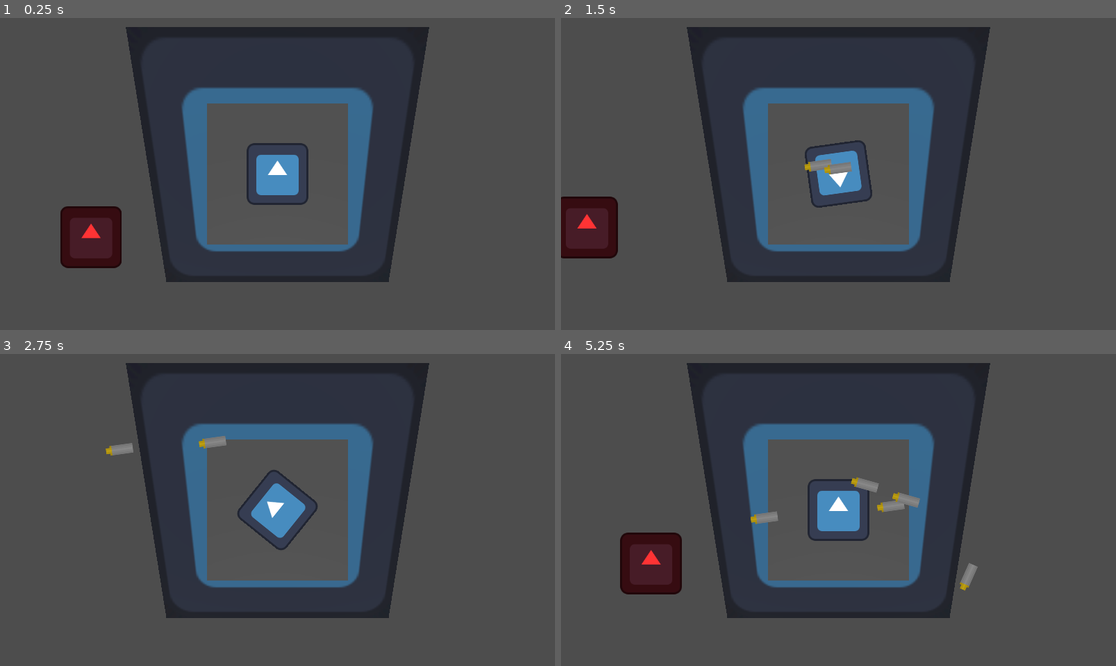
Above: before the commit, frames 1-4 (two rows, left to right).
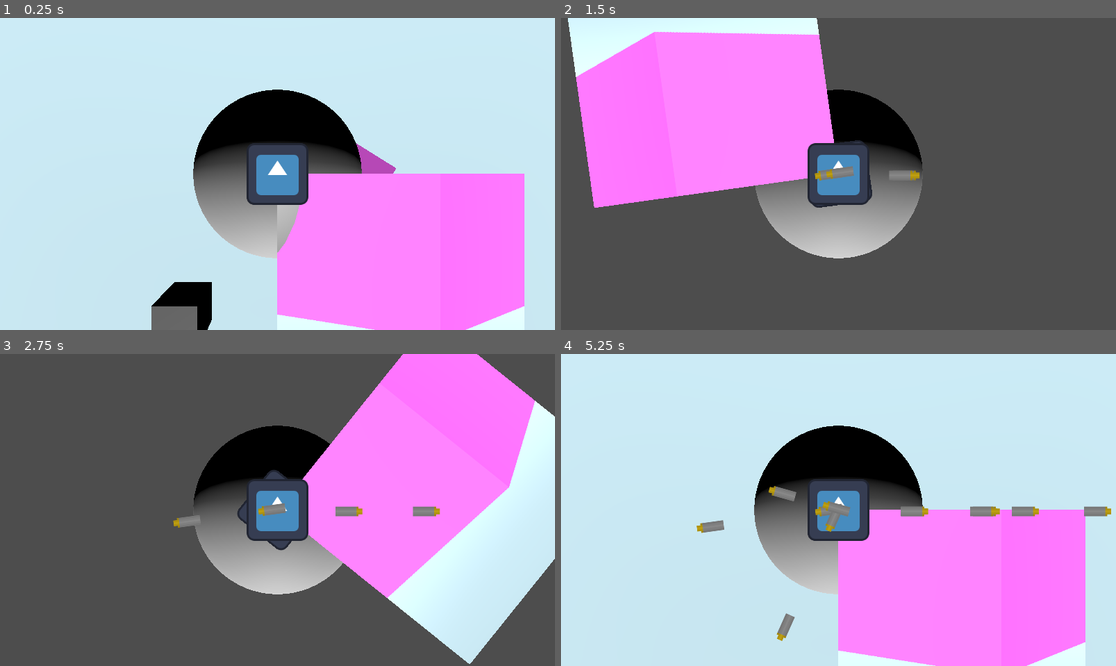
Above: after the commit, the same moments.

Repository: Do-Good-Games/MaskGameTest
Game: Godot game, scene res://testLevel3D.tscn
Two runs of this game, one before a commit and one after it. Both use one fixed random seed, a clock stepped at 60 frames per second and the inputs below. This scene is started directly instead of the project's main scene. The engine's default icon, where the game draws it, is replaced by a stand-in: a white triangle on a blue panel in a dark square.
Inputs (mouse positions are in pixels of both pictures, inside the frame that each line leads up to):
- Up to frame 1 (0.25 s): no input
- Up to frame 2 (1.5 s): tap Enter at 0.5 s; move the mouse to (960, 158) at 0.52 s; press the mouse at (960, 158) at 0.53 s; hold D (right) 0.53-1.28 s; move the mouse to (727, 189) at 1.27 s; release the mouse at (727, 189) at 1.28 s; hold S (down) from 1.28 s (still down); click (727, 189) at 1.35 s
- Up to frame 3 (2.75 s): move the mouse to (333, 441) at 2.02 s; release S (down) at 2.03 s; press the mouse at (333, 441) at 2.03 s; hold D (right) from 2.03 s (still down)
- Up to frame 4 (5.25 s): move the mouse to (810, 572) at 2.77 s; release D (right) at 2.78 s; release the mouse at (810, 572) at 2.78 s; hold W (up) 2.78-3.53 s; click (810, 572) at 2.85 s; move the mouse to (1005, 556) at 3.52 s; press the mouse at (1005, 556) at 3.53 s; hold A (left) 3.53-5.03 s; move the mouse to (672, 463) at 4.27 s; release the mouse at (672, 463) at 4.28 s; click (672, 463) at 4.35 s; move the mouse to (866, 510) at 5.02 s; press the mouse at (866, 510) at 5.03 s; hold S (down) from 5.03 s (still down)

The runs differ from the first frame. In frame 1, 97% of the frame differs, in the area x 0-100%, y 0-100%; in frame 2, 51%; in frame 3, 58%; in frame 4, 98%.
Error after the commit: Cannot call method 'instantiate' on a null value. (res://Character/BobbyCharacter3D.gd:32)

Commit message:
Got a 3d representation of our player!

Diff:
--- /dev/null
+++ b/Character/BobbyCharacter3D.gd
@@ -0,0 +1,48 @@
+extends CharacterBody3D
+
+#const Throwable: PackedScene = preload("res://BobbyFolder/throwable.tscn")
+@export var Throwable: PackedScene
+
+@export var max_vel = 200
+@export var friction = 0.01
+@export var acceleration = 0.1
+
+var throwSpeed = 0
+
+func get_input():
+	var input = Vector3()
+	input.y = 0
+	if Input.is_action_pressed('right'):
+		input.x += 1
+	if Input.is_action_pressed('left'):
+		input.x -= 1
+	if Input.is_action_pressed('down'):
+		input.z += 1
+	if Input.is_action_pressed('up'):
+		input.z -= 1
+	if Input.is_action_pressed("click"):
+		throwSpeed += 3
+
+	if Input.is_action_just_released("click"):
+		if(throwSpeed > 200):
+			throwSpeed = 200
+
+		print(throwSpeed)
+
+		var createdThrowable = Throwable.instantiate()
+		get_tree().root.add_child(createdThrowable)
+		createdThrowable.global_transform = self.global_transform
+		createdThrowable.speed = throwSpeed
+		throwSpeed = 0
+	return input
+
+func _physics_process(delta):
+	#look_at(get_global_mouse_position())
+	var direction = get_input()
+	if direction.length() > 0:
+		velocity = velocity.lerp(direction.normalized() * max_vel, acceleration)
+	else:
+		velocity = velocity.lerp(Vector3.ZERO, friction)
+	move_and_slide()
+	game_manager.playerx = self.position.x
+	game_manager.playery = self.position.y
--- a/Character/bobby_character.tscn
+++ b/Character/bobby_character.tscn
@@ -12,6 +12,12 @@
 
 [sub_resource type="RectangleShape2D" id="RectangleShape2D_scdtr"]
 size = Vector2(587, 221)
+
+[sub_resource type="StandardMaterial3D" id="StandardMaterial3D_qipl1"]
+albedo_color = Color(1, 0.3882353, 1, 1)
+
+[sub_resource type="BoxMesh" id="BoxMesh_e68qv"]
+material = SubResource("StandardMaterial3D_qipl1")
 
 [node name="BobbyCharacter" type="CharacterBody2D" unique_id=1423288883 groups=["Player"]]
 script = ExtResource("1_dmayn")
@@ -38,3 +44,23 @@
 [node name="GravityArea" type="CollisionShape2D" parent="GravityArea" unique_id=35076230 groups=["Gravity"]]
 position = Vector2(283.5, -13.5)
 shape = SubResource("RectangleShape2D_scdtr")
+
+[node name="SubViewportContainer" type="SubViewportContainer" parent="." unique_id=920639778]
+offset_right = 512.0
+offset_bottom = 512.0
+
+[node name="SubViewport" type="SubViewport" parent="SubViewportContainer" unique_id=1354603031]
+transparent_bg = true
+handle_input_locally = false
+render_target_update_mode = 4
+
+[node name="MeshInstance3D" type="MeshInstance3D" parent="SubViewportContainer/SubViewport" unique_id=423063041]
+transform = Transform3D(0.8488979, 0, -0.5285569, 0, 1, 0, 0.5285569, 0, 0.8488979, 0, 0, 0)
+mesh = SubResource("BoxMesh_e68qv")
+
+[node name="Camera3D" type="Camera3D" parent="SubViewportContainer/SubViewport" unique_id=1633752222]
+transform = Transform3D(1, 0, 0, 0, 1, 0, 0, 0, 1, 0, 0, 2.0849078)
+projection = 1
+
+[node name="DirectionalLight3D" type="DirectionalLight3D" parent="SubViewportContainer/SubViewport" unique_id=1773563866]
+transform = Transform3D(1, 0, 0, 0, 0.99457467, 0.10402508, 0, -0.10402508, 0.99457467, 0, 0.45505333, 0.5942402)
--- /dev/null
+++ b/Character/bobby_character3D.tscn
@@ -0,0 +1,46 @@
+[gd_scene format=3 uid="uid://ppb1wm8ox853"]
+
+[ext_resource type="Script" uid="uid://xdmw8tgs2l1r" path="res://Character/BobbyCharacter3D.gd" id="1_qaifp"]
+[ext_resource type="PackedScene" uid="uid://dwj2g8najpxjr" path="res://Character/throwable.tscn" id="2_rm7q5"]
+[ext_resource type="Texture2D" uid="uid://cnfytrl0jhugb" path="res://icon.svg" id="3_5ra8s"]
+
+[sub_resource type="RectangleShape2D" id="RectangleShape2D_d5myv"]
+size = Vector2(123, 125)
+
+[sub_resource type="RectangleShape2D" id="RectangleShape2D_ojdix"]
+size = Vector2(307, 160)
+
+[sub_resource type="RectangleShape2D" id="RectangleShape2D_scdtr"]
+size = Vector2(587, 221)
+
+[sub_resource type="CapsuleMesh" id="CapsuleMesh_qaifp"]
+
+[node name="BobbyCharacter" type="CharacterBody3D" unique_id=848079437 groups=["Player"]]
+script = ExtResource("1_qaifp")
+Throwable = ExtResource("2_rm7q5")
+
+[node name="Sprite2D" type="Sprite2D" parent="." unique_id=940279390]
+texture = ExtResource("3_5ra8s")
+
+[node name="CollisionShape2D" type="CollisionShape2D" parent="." unique_id=2015673397]
+position = Vector2(-0.5, 0.5)
+shape = SubResource("RectangleShape2D_d5myv")
+debug_color = Color(1, 1, 1, 0.41960785)
+
+[node name="Camera2D" type="Camera3D" parent="." unique_id=1424879786]
+transform = Transform3D(1, 0, 0, 0, -4.371139e-08, 1, 0, -1, -4.371139e-08, 0, 1.8035836, 0)
+
+[node name="GrabArea" type="Area2D" parent="." unique_id=896937632 groups=["Grab"]]
+
+[node name="GrabArea" type="CollisionShape2D" parent="GrabArea" unique_id=185887737 groups=["Grab"]]
+position = Vector2(143.5, -5)
+shape = SubResource("RectangleShape2D_ojdix")
+
+[node name="GravityArea" type="Area2D" parent="." unique_id=331957575 groups=["Gravity"]]
+
+[node name="GravityArea" type="CollisionShape2D" parent="GravityArea" unique_id=35076230 groups=["Gravity"]]
+position = Vector2(283.5, -13.5)
+shape = SubResource("RectangleShape2D_scdtr")
+
+[node name="MeshInstance3D" type="MeshInstance3D" parent="." unique_id=1603869739]
+mesh = SubResource("CapsuleMesh_qaifp")
--- a/testLevel3D.tscn
+++ b/testLevel3D.tscn
@@ -1,37 +1,45 @@
 [gd_scene format=3 uid="uid://cojn14f65cf6p"]
 
 [ext_resource type="PackedScene" uid="uid://b2aodyxg1wr0g" path="res://Character/bobby_character.tscn" id="1_hbpot"]
+[ext_resource type="Script" uid="uid://xdmw8tgs2l1r" path="res://Character/BobbyCharacter3D.gd" id="1_ufm50"]
 [ext_resource type="PackedScene" uid="uid://f0giku20phl1" path="res://Character/BobbyCollectable.tscn" id="2_47rdb"]
-[ext_resource type="Texture2D" uid="uid://cnfytrl0jhugb" path="res://icon.svg" id="3_47rdb"]
+[ext_resource type="Texture2D" uid="uid://bwgq1lmjusrgc" path="res://test_mask_alpha.png" id="3_47rdb"]
+[ext_resource type="PackedScene" uid="uid://ppb1wm8ox853" path="res://Character/bobby_character3D.tscn" id="4_4xjwy"]
 
 [sub_resource type="BoxMesh" id="BoxMesh_hbpot"]
 
 [sub_resource type="PlaneMesh" id="PlaneMesh_hbpot"]
 
 [sub_resource type="StandardMaterial3D" id="StandardMaterial3D_hbpot"]
+albedo_color = Color(0.824739, 0.9536645, 0.99790627, 1)
 albedo_texture = ExtResource("3_47rdb")
 
-[node name="Node2D" type="Node3D" unique_id=1238478922]
+[node name="Root" type="Node3D" unique_id=1238478922]
 
-[node name="BobbyCharacter" parent="." unique_id=1423288883 instance=ExtResource("1_hbpot")]
-position = Vector2(461, 347)
+[node name="Node3D" type="CharacterBody3D" parent="." unique_id=785718622]
+transform = Transform3D(1, 0, 0, 0, 1, 0, 0, 0, 1, -1.9106784, 0, 1.8085442)
+script = ExtResource("1_ufm50")
 
-[node name="cube" type="MeshInstance3D" parent="BobbyCharacter" unique_id=706480845]
-transform = Transform3D(0.5643209, 0, 0, 0, 0.5643209, 0, 0, 0, 0.5643209, 0, 0.49, 0)
+[node name="BobbyCharacter" parent="Node3D" unique_id=1423288883 instance=ExtResource("1_hbpot")]
+max_vel = 0
+
+[node name="cube" type="MeshInstance3D" parent="Node3D" unique_id=706480845]
+transform = Transform3D(0.5643209, 0, 0, 0, 0.5643209, 0, 0, 0, 0.5643209, 0, 0, 0)
 mesh = SubResource("BoxMesh_hbpot")
-
-[node name="Camera3D" type="Camera3D" parent="BobbyCharacter" unique_id=63581725]
-transform = Transform3D(1, 0, 0, 0, -4.371139e-08, 1, 0, -1, -4.371139e-08, 0, 1.5838687, 0)
-current = true
 
 [node name="BobbyCollectable" parent="." unique_id=2115636220 instance=ExtResource("2_47rdb")]
 position = Vector2(74, 478)
 
 [node name="MeshInstance3D" type="MeshInstance3D" parent="." unique_id=1098657191]
-transform = Transform3D(1, 0, 0, 0, 0.96960783, -0.24466437, 0, 0.24466437, 0.96960783, 0, 0, 0)
+transform = Transform3D(81.92949, 0, 0, 0, 3.868094, -10.346501, 0, 0.97604895, 41.003307, 0, 0, 0)
 mesh = SubResource("PlaneMesh_hbpot")
 surface_material_override/0 = SubResource("StandardMaterial3D_hbpot")
 
 [node name="DirectionalLight3D" type="DirectionalLight3D" parent="." unique_id=1346799509]
 transform = Transform3D(1, 0, 0, 0, 0.9612136, 0.27580512, 0, -0.27580512, 0.9612136, 0, 1.3575441, 0.53342676)
 sky_mode = 1
+
+[node name="BobbyCharacter2" parent="." unique_id=848079437 instance=ExtResource("4_4xjwy")]
+transform = Transform3D(1, 0, 0, 0, 1, 0, 0, 0, 1, -0.6436291, 0.97490084, -0.09619737)
+
+[editable path="Node3D/BobbyCharacter"]
Not shown, added: Character/BobbyCharacter3D.gd.uid
